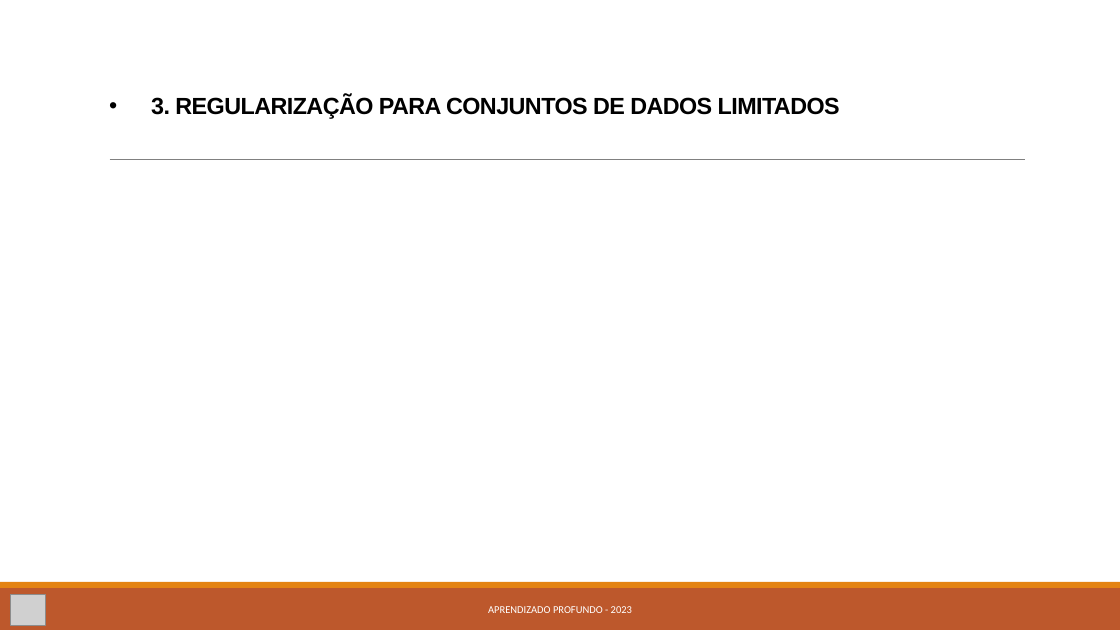
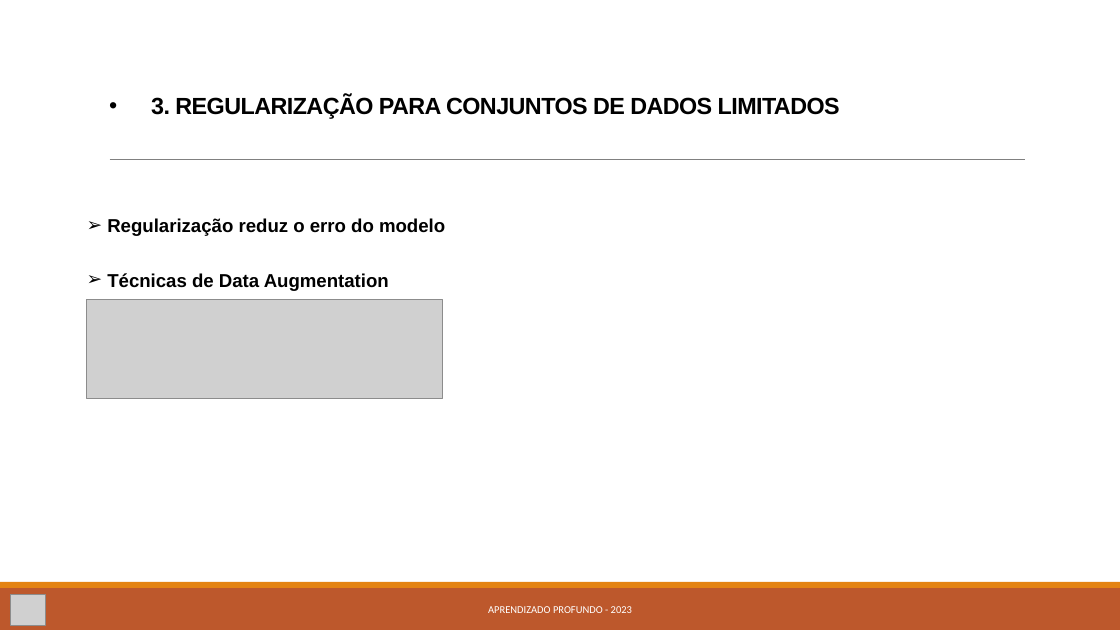
Before and after one commit to kevinsrq/data_augmentation, a slide deck: slide 9 of Apresentação.pptx (slide 6 before the commit). Drawn at 1120x630 pixels with LibreOffice and Linux fonts; fonts in the diff are those of the drawing; grey boxes stand for pictures. Boxes give left, top, right and bottom in pixels: in the first picture for what was removed or moved away, otherwise in the second. Text is boxed around its words. In the diff, an @@ line names an element or a change of style, - is before the commit and + after.

```diff
--- a/Apresentação.pptx
+++ b/Apresentação.pptx
@@ text added at box(107, 218, 445, 236), 16 pt, text #000000, bold @@
+➢ Regularização reduz o erro do modelo
@@ text added at box(107, 273, 389, 291), 16 pt, text #000000, bold @@
+➢ Técnicas de Data Augmentation
@@ picture added at box(87, 300, 443, 399) @@
```
Also in this commit, not shown: 2 other slides changed, 3 slides added.
